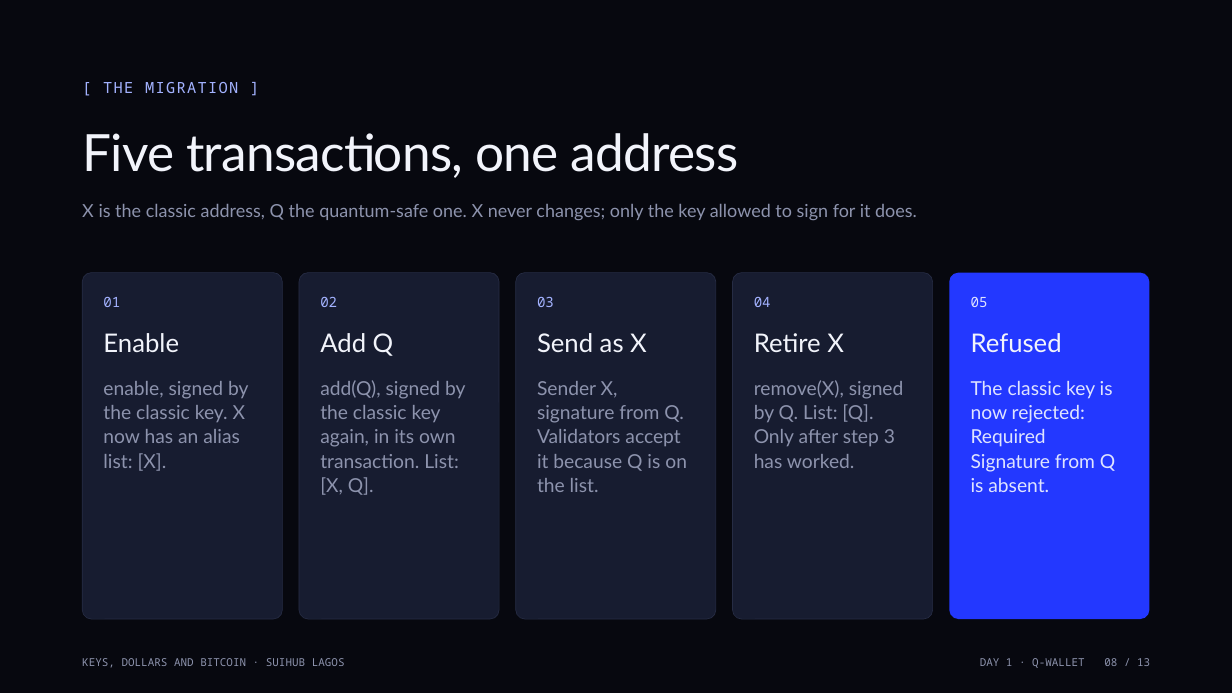
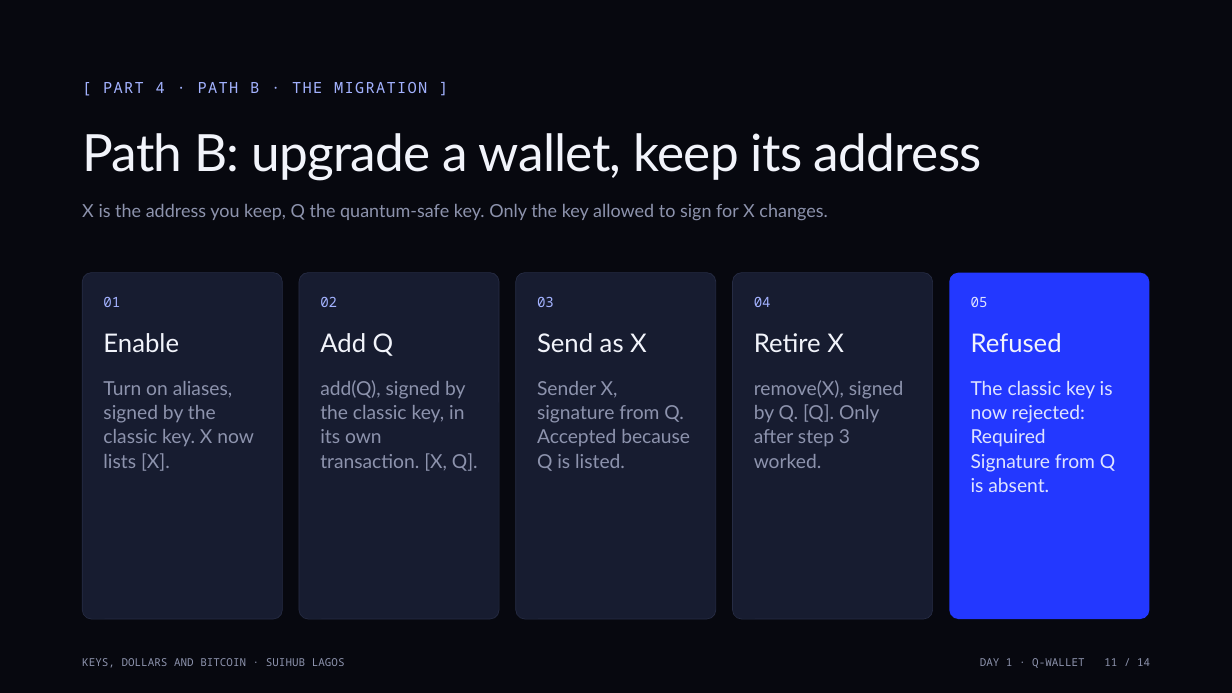
Before and after one commit to Nuel-osas/day1-quantum-safe-wallet, a slide deck: slide 11 of teaching/Day1_Quantum_Safe_Sui.pptx (slide 8 before the commit). Drawn at 1232x693 pixels with LibreOffice and Linux fonts; fonts in the diff are those of the drawing. Boxes give left, top, right and bottom in pixels: in the first picture for what was removed or moved away, otherwise in the second. Text is boxed around its words. In the diff, an @@ line names an element or a change of style, - is before the commit and + after.

```diff
--- a/teaching/Day1_Quantum_Safe_Sui.pptx
+++ b/teaching/Day1_Quantum_Safe_Sui.pptx
@@ text at bbox=[103, 82, 427, 93]: text changed @@
-[ THE MIGRATION ]
+[ PART 4 · PATH B · THE MIGRATION ]
@@ text at bbox=[82, 133, 982, 181]: text changed @@
-Five transactions, one address
+Path B: upgrade a wallet, keep its address
@@ text at bbox=[82, 204, 827, 220]: text changed @@
-X is the classic address, Q the quantum-safe one. X never changes; only the key allowed to sign for it does.
+X is the address you keep, Q the quantum-safe key. Only the key allowed to sign for X changes.
@@ text at bbox=[103, 381, 254, 471]: text changed @@
-enable, signed by the classic key. X now has an alias list: [X].
+Turn on aliases, signed by the classic key. X now lists [X].
@@ text at bbox=[320, 380, 478, 471]: text changed @@
-add(Q), signed by the classic key again, in its own transaction. List: [X, Q].
+add(Q), signed by the classic key, in its own transaction. [X, Q].
@@ text at bbox=[537, 381, 690, 471]: text changed @@
-Sender X, signature from Q. Validators accept it because Q is on the list.
+Sender X, signature from Q. Accepted because Q is listed.
@@ text at bbox=[754, 380, 904, 468]: text changed @@
-remove(X), signed by Q. List: [Q]. Only after step 3 has worked.
+remove(X), signed by Q. [Q]. Only after step 3 worked.
@@ text at bbox=[980, 658, 1150, 668]: text changed @@
-DAY 1 · Q-WALLET 08 / 13
+DAY 1 · Q-WALLET 11 / 14
```
Also in this commit, not shown: 7 other slides changed, 6 slides added, 5 slides removed, 4 other files.
